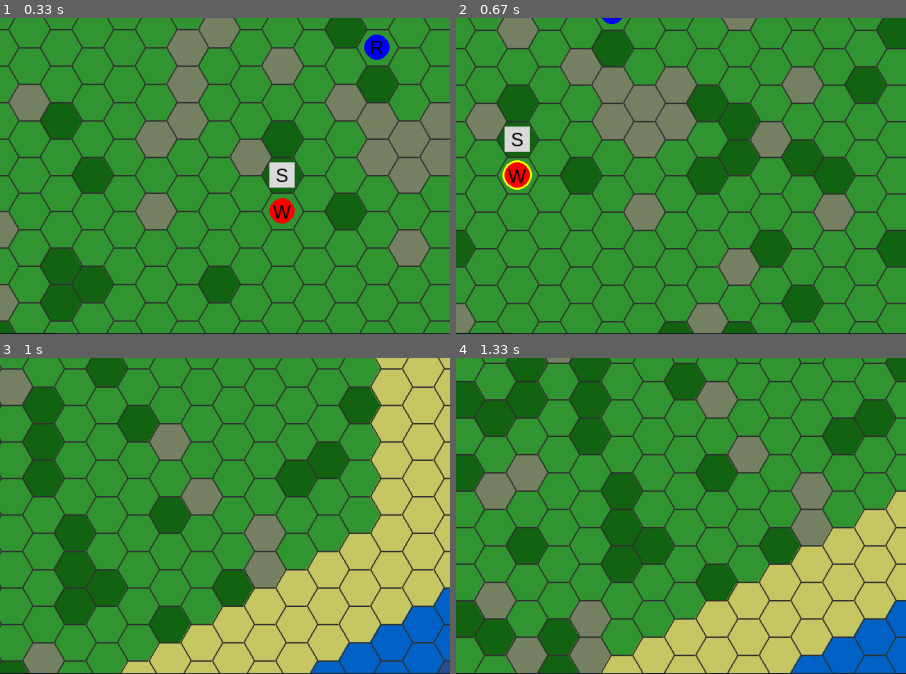
Above: before the commit, frames 1-4 (two rows, left to right).
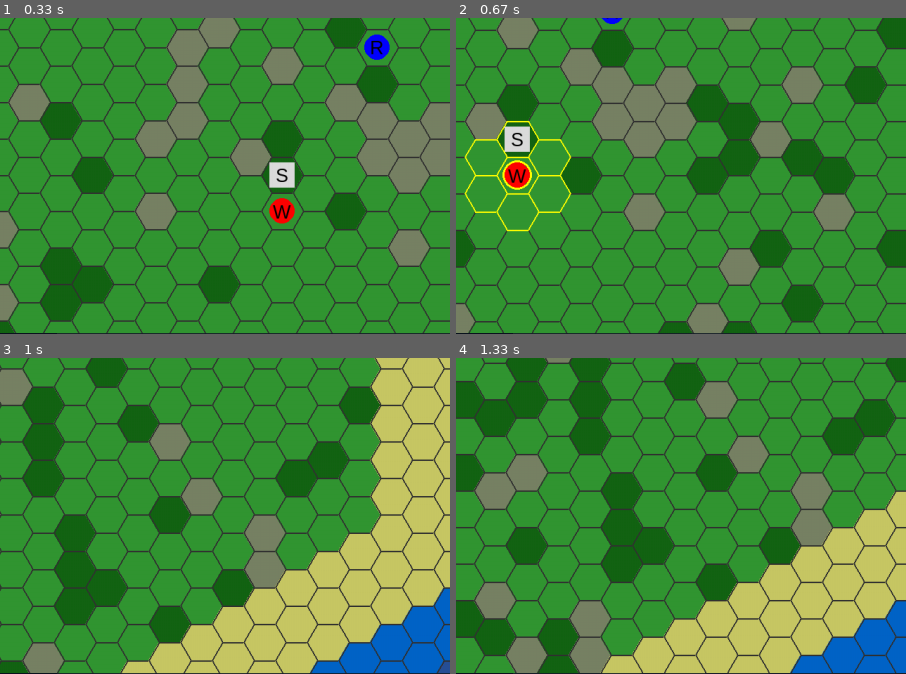
Above: after the commit, the same moments.

Repository: jobman/hexagon_game_chaos
Game: pygame game, started from main.py
Same seed, same stepped clock (60 frames per second), same inputs: the game is played once before the commit and once after it.
Inputs (mouse positions are % of the whole screen's width and height, from its top left):
- Up to frame 1 (0.33 s): no input
- Up to frame 2 (0.67 s): press the mouse at (50, 56) at 0.37 s; move the mouse to (38, 54) at 0.47 s; release the mouse at (26, 51) at 0.6 s
- Up to frame 3 (1 s): press the mouse at (50, 56) at 0.7 s; move the mouse to (37, 35) at 0.8 s; release the mouse at (24, 13) at 0.93 s
- Up to frame 4 (1.33 s): press the mouse at (50, 56) at 1.03 s; move the mouse to (55, 53) at 1.13 s; release the mouse at (61, 50) at 1.27 s
The pictures show only the part of the screen within x 19-69%, y 25-75%; the shares and areas given below are measured in that part.

Frame 1 is identical in both runs. In frame 2, 0.9% of the frame differs, in the area x 1-26%, y 32-68%; in frame 3, nothing differs; in frame 4, nothing differs.

Commit message:
feat: Highlight valid unit moves with a border
- Added `get_valid_moves` function to `backend.py` to determine adjacent traversable hexes for a unit.
- Modified `frontend_pygame.py` to:
    - Store valid moves when a unit is selected.
    - Draw a yellow border around valid move hexes, preserving their original tile color.
- Imported `hex_neighbors` into `backend.py` to resolve `NameError`.

Diff:
--- a/backend.py
+++ b/backend.py
@@ -2,7 +2,7 @@
 import collections
 from events import Event, EventType
 from map_generator import generate_map
-from hex_utils import hex_distance
+from hex_utils import hex_distance, hex_neighbors
 from tile_types import TileType, TILE_PROPERTIES
 from unit_types import UnitType, UNIT_PROPERTIES, MOVEMENT_COSTS, ENERGY_REGENERATION
 
@@ -122,6 +122,10 @@
         unit = self.game_state.units[unit_id]
         old_position = unit['position']
 
+        # Проверяем, что клетка соседняя
+        if hex_distance(old_position, new_position) != 1:
+            return False
+
         if new_position not in self.game_state.grid:
             return False
 
@@ -145,6 +149,35 @@
         )
         return True
 
+    def get_valid_moves(self, unit_id):
+        if unit_id not in self.game_state.units:
+            return []
+
+        unit = self.game_state.units[unit_id]
+        unit_props = UNIT_PROPERTIES[unit['type']]
+        valid_moves = []
+
+        # Проверяем всех соседей
+        for neighbor in hex_neighbors(unit['position']):
+            # 1. Клетка вообще существует на карте?
+            if neighbor not in self.game_state.grid:
+                continue
+
+            # 2. Может ли юнит перемещаться по этому типу тайла?
+            target_tile_type = self.game_state.grid[neighbor]['tile']
+            if not unit_props.can_traverse(target_tile_type):
+                continue
+
+            # 3. Достаточно ли у юнита энергии?
+            move_cost = MOVEMENT_COSTS.get(unit['type'], {}).get(target_tile_type, 999)
+            if unit['energy'] < move_cost:
+                continue
+
+            # Если все проверки пройдены, добавляем клетку в список
+            valid_moves.append(neighbor)
+
+        return valid_moves
+
     def get_events(self):
         events = list(self.event_queue)
         self.event_queue.clear()
--- a/frontend_pygame.py
+++ b/frontend_pygame.py
@@ -33,6 +33,7 @@
         self.hex_size = DEFAULT_HEX_SIZE
         self.ui_manager = UIManager(backend)
         self.selected_object_data = None
+        self.valid_moves = []
 
     def _update_selection_data(self):
         """Обновляет данные о выбранном объекте для передачи в UI."""
@@ -203,6 +204,16 @@
                     color = TILE_COLORS.get(tile_type, DEFAULT_TILE_COLOR)
                     self._draw_hex(self.screen, color, q, r)
 
+        # Отрисовка подсветки доступных ходов
+        if self.selected_unit_id is not None:
+            for move in self.valid_moves:
+                # Получаем исходный цвет тайла
+                hex_data = state.grid.get(move)
+                if hex_data:
+                    tile_type = hex_data['tile']
+                    original_color = TILE_COLORS.get(tile_type, DEFAULT_TILE_COLOR)
+                    self._draw_hex(self.screen, original_color, move[0], move[1], border_color=(255, 255, 0), border_width=2)
+
         # Отрисовка городов
         for city_id, city_data in state.cities.items():
             q, r = city_data['center_hex']
@@ -226,7 +237,9 @@
                     if self.selected_unit_id is not None:
                         city_name = f"Город {self.backend.game_state.next_city_id}"
                         success = self.backend.found_city(self.selected_unit_id, city_name)
-                        if success: self.selected_unit_id = None
+                        if success:
+                            self.selected_unit_id = None
+                            self.valid_moves = []
                 elif ui_action == 'END_TURN':
                     self.backend.end_turn()
 
@@ -270,8 +283,10 @@
                         unit_id = self._get_unit_at_hex(clicked_hex)
                         if unit_id is not None:
                             self.selected_unit_id = unit_id
+                            self.valid_moves = self.backend.get_valid_moves(unit_id)
                         else:
                             self.selected_unit_id = None
+                            self.valid_moves = []
             elif event.type == pygame.MOUSEMOTION:
                 if self.is_dragging:
                     current_pos = pygame.math.Vector2(event.pos)
